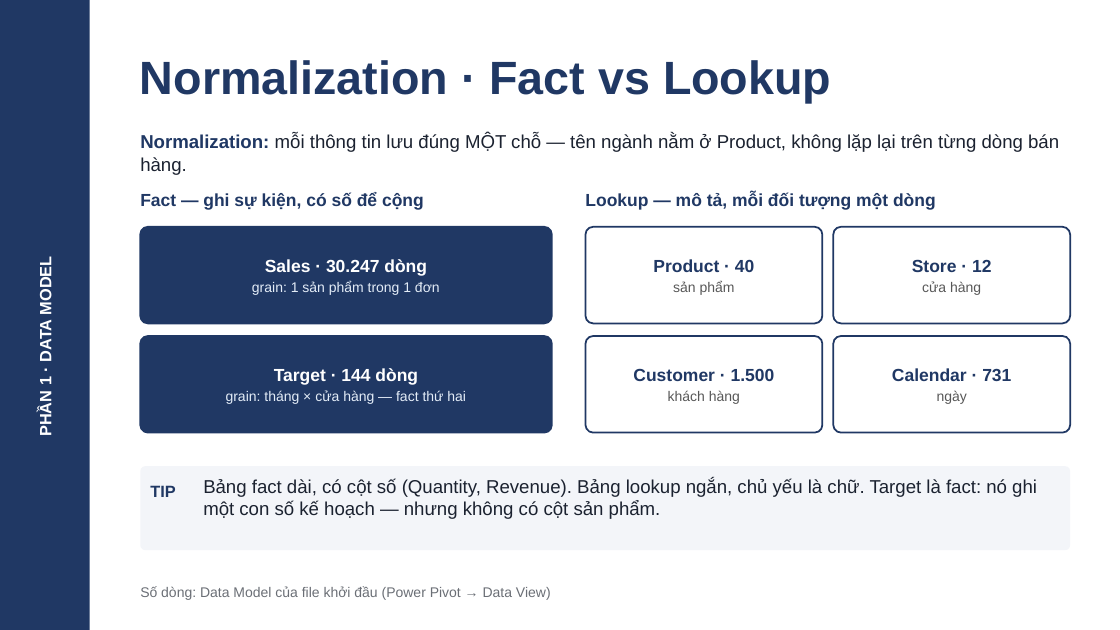
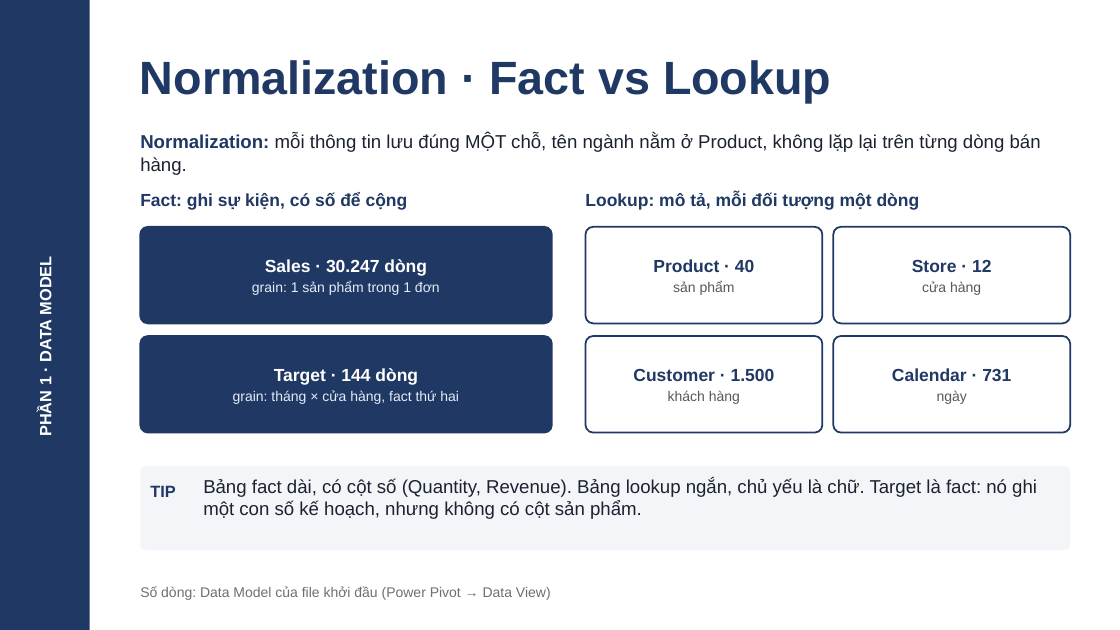
Before and after one commit to lenhan555/mci-excel, a slide deck: slide 6 of 1_Sessions/B5_Data_Model_DAX/Slide_B5.pptx. Drawn at 1120x630 pixels with LibreOffice and Linux fonts; fonts in the diff are those of the drawing. Boxes give left, top, right and bottom in pixels: in the first picture for what was removed or moved away, otherwise in the second. Text is boxed around its words. In the diff, an @@ line names an element or a change of style, - is before the commit and + after.

```diff
--- a/1_Sessions/B5_Data_Model_DAX/Slide_B5.pptx
+++ b/1_Sessions/B5_Data_Model_DAX/Slide_B5.pptx
@@ text at <box>140,134,1041,175</box>: text changed @@
-Normalization: mỗi thông tin lưu đúng MỘT chỗ — tên ngành nằm ở Product, không lặp lại trên từng dòng bán hàng.
+Normalization: mỗi thông tin lưu đúng MỘT chỗ, tên ngành nằm ở Product, không lặp lại trên từng dòng bán hàng.
@@ text at <box>140,193,408,210</box>: text changed @@
-Fact — ghi sự kiện, có số để cộng
+Fact: ghi sự kiện, có số để cộng
@@ text at <box>585,193,920,210</box>: text changed @@
-Lookup — mô tả, mỗi đối tượng một dòng
+Lookup: mô tả, mỗi đối tượng một dòng
@@ text at <box>233,390,459,404</box>: text changed @@
-grain: tháng × cửa hàng — fact thứ hai
+grain: tháng × cửa hàng, fact thứ hai
@@ text at <box>203,478,1037,519</box>: text changed @@
-Bảng fact dài, có cột số (Quantity, Revenue). Bảng lookup ngắn, chủ yếu là chữ. Target là fact: nó ghi một con số kế hoạch — nhưng không có cột sản phẩm.
+Bảng fact dài, có cột số (Quantity, Revenue). Bảng lookup ngắn, chủ yếu là chữ. Target là fact: nó ghi một con số kế hoạch, nhưng không có cột sản phẩm.
```
Also in this commit, not shown: 26 other slides changed, 19 other files.
